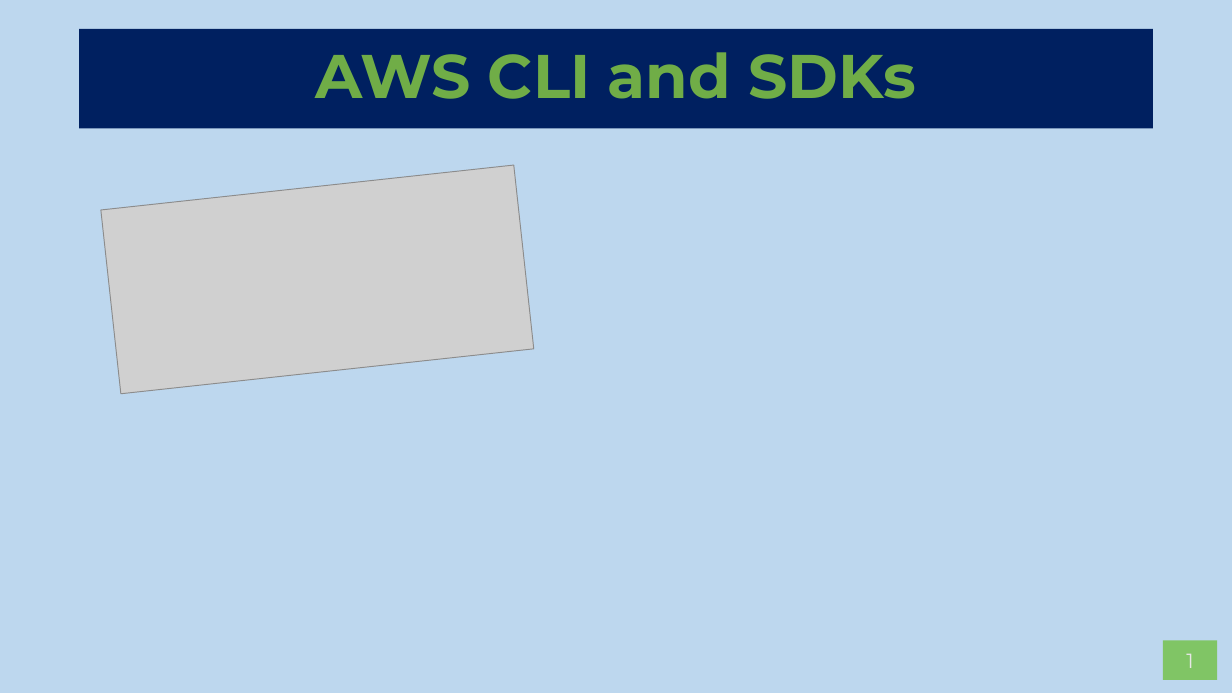
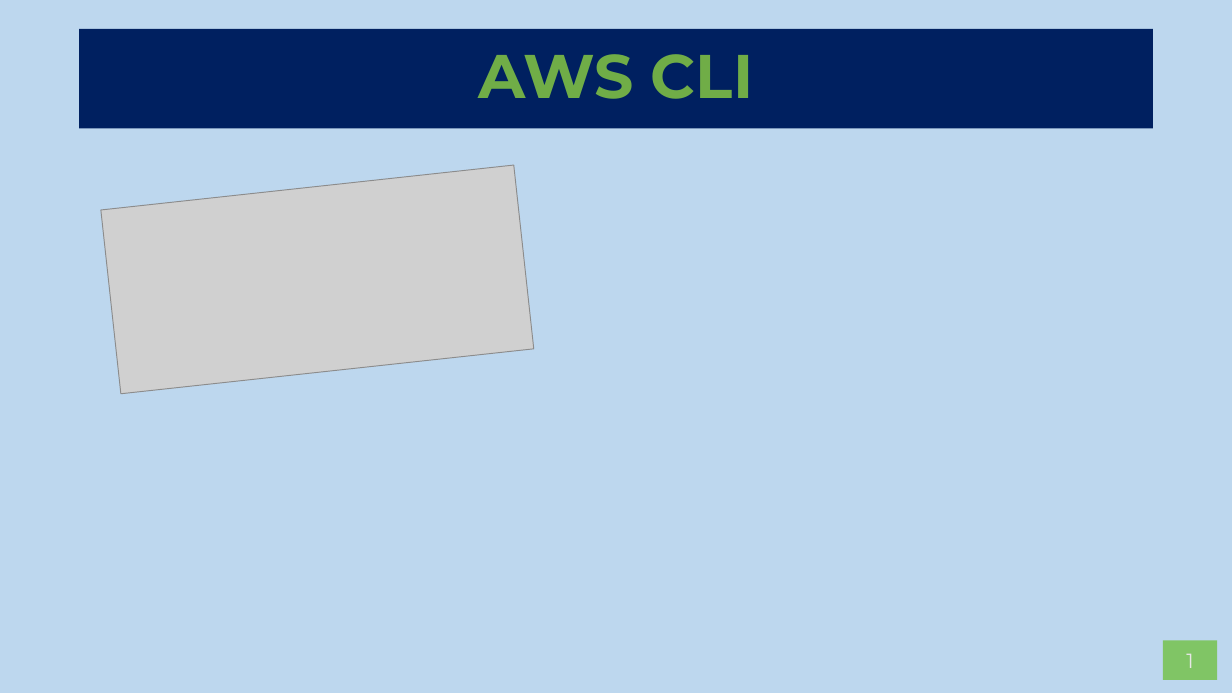
Before and after one commit to AWS-Competence-Group/sessions, a slide deck: slide 1 of 04-aws-cli/04-aws-cli.pptx. Drawn at 1232x693 pixels with LibreOffice and Linux fonts; fonts in the diff are those of the drawing; grey boxes stand for pictures; background and template pictures are left out. Boxes give left, top, right and bottom in pixels: in the first picture for what was removed or moved away, otherwise in the second. Text is boxed around its words. In the diff, an @@ line names an element or a change of style, - is before the commit and + after.

```diff
--- a/04-aws-cli/04-aws-cli.pptx
+++ b/04-aws-cli/04-aws-cli.pptx
@@ title at bbox=[479, 54, 754, 99]: text changed @@
-AWS CLI and SDKs
+AWS CLI
```
Also in this commit, not shown: 1 other slide changed.
